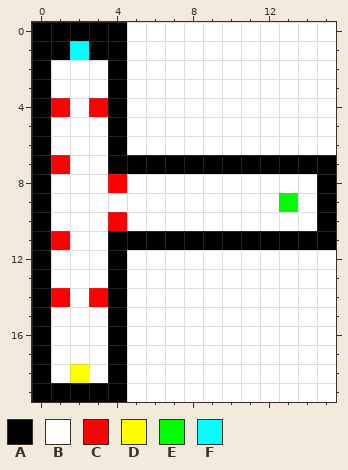
One commit to this pixel-art sprite: game/lvl/0.png. Above is the file before it was changed.
The file is 16x20 pixels.
Palette (. is transparent): A #000000  B #ffffff  C #ff0000  D #ffff00  E #00ff00  F #01ffff
Pixels before, first column x 0:
 0 AAAAABBBBBBBBBBB
 1 AAFAABBBBBBBBBBB
 2 ABBBABBBBBBBBBBB
 3 ABBBABBBBBBBBBBB
 4 ACBCABBBBBBBBBBB
 5 ABBBABBBBBBBBBBB
 6 ABBBABBBBBBBBBBB
 7 ACBBAAAAAAAAAAAA
 8 ABBBCBBBBBBBBBBA
 9 ABBBBBBBBBBBBEBA
10 ABBBCBBBBBBBBBBA
11 ACBBAAAAAAAAAAAA
12 ABBBABBBBBBBBBBB
13 ABBBABBBBBBBBBBB
14 ACBCABBBBBBBBBBB
15 ABBBABBBBBBBBBBB
16 ABBBABBBBBBBBBBB
17 ABBBABBBBBBBBBBB
18 ABDBABBBBBBBBBBB
19 AAAAABBBBBBBBBBB
Now the later version:
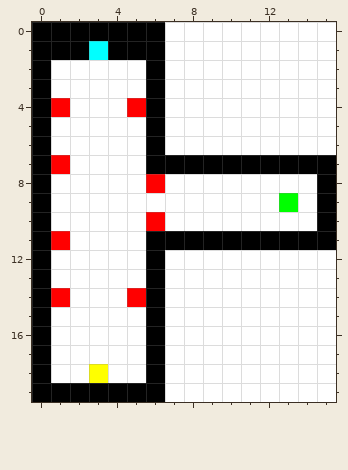
Difference:
Changed rows in their new state; - is an unchanged pixel.
first column x 2:
 0 ---AA
 1 AF-AA
 2 --B-A
 3 --B-A
 4 -BBCA
 5 --B-A
 6 --B-A
 7 --BB-
 8 --B-C
10 --B-C
11 --BB-
12 --B-A
13 --B-A
14 -BBCA
15 --B-A
16 --B-A
17 --B-A
18 BDB-A
19 ---AA
